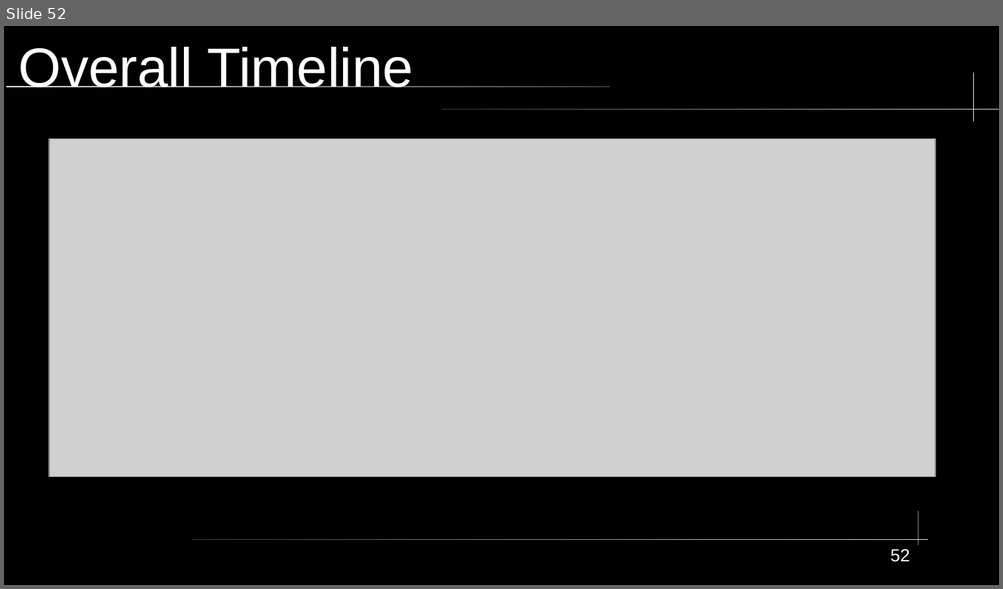
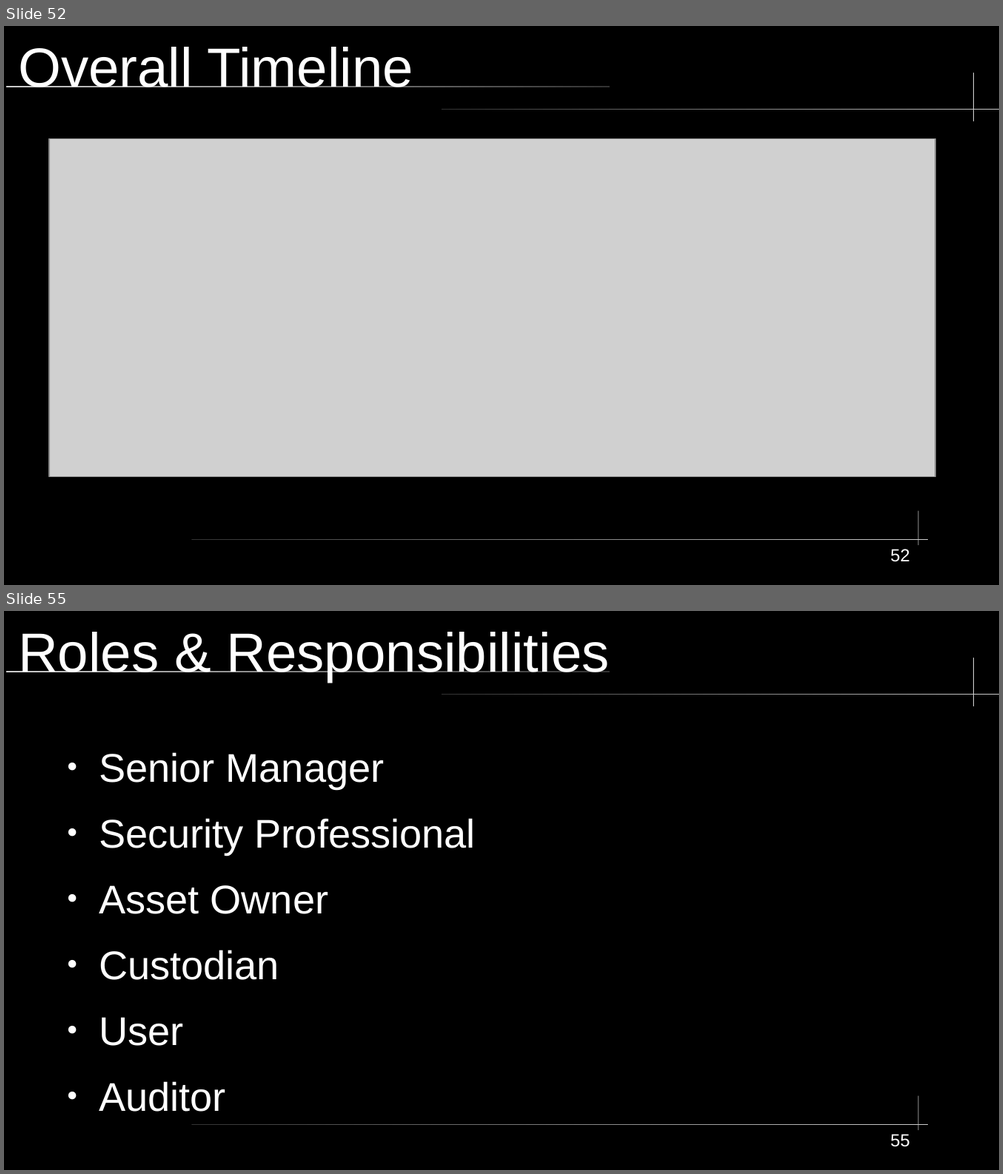
Before and after one commit to City-Colleges-of-Chicago-Cybersecurity/COMPSFI-214, a slide deck: 2026/Spring/powerpoints/Chapter-01-Security-Governance-Through-Principles-and-Policies.odp. Shown one above the other, each under a label of ours: slide 52 before the commit, slides 52 and 55 after it; the slides between them are not shown. The pictures are 1003x589 and 1003x1174 pixels, drawn with LibreOffice and Linux fonts; fonts in the diff are those of the drawing; grey boxes stand for pictures. Boxes give left, top, right and bottom in pixels: in the first picture for what was removed or moved away, otherwise in the second. Text is boxed around its words. In the diff, an @@ line names an element or a change of style, - is before the commit and + after.

```diff
--- a/2026/Spring/powerpoints/Chapter-01-Security-Governance-Through-Principles-and-Policies.odp
+++ b/2026/Spring/powerpoints/Chapter-01-Security-Governance-Through-Principles-and-Policies.odp
@@ slide 55 added at [4,611,999,1170], background #000000; not listed: 5 template elements that a slide beside it also shows @@
@@ title added at [18,632,609,682], 44 pt, text #FFFFFF @@
+Roles & Responsibilities
@@ text added at [99,752,475,1112], 32 pt, text #FFFFFF @@
+● Senior Manager
+● Security Professional
+● Asset Owner
+● Custodian
+● User
+● Auditor
@@ page number added at [890,1134,909,1147], 14 pt, text #FFFFFF @@
+55
```
Also in this commit, not shown: 6 other slides added, 1 slide removed.
